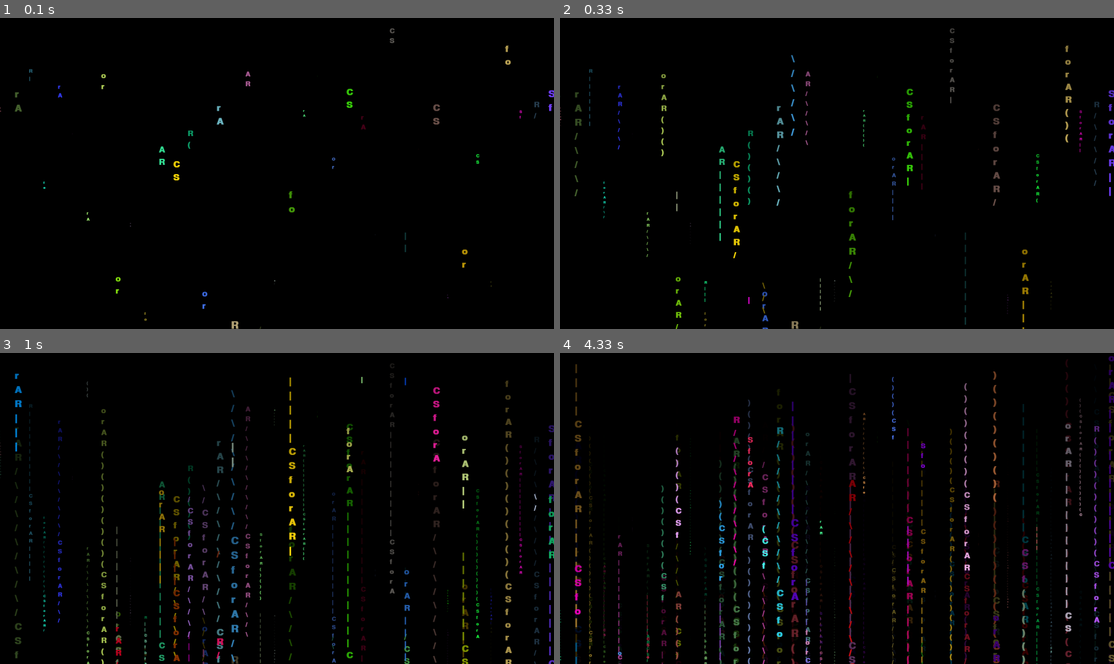
Above: before the commit, frames 1-4 (two rows, left to right).
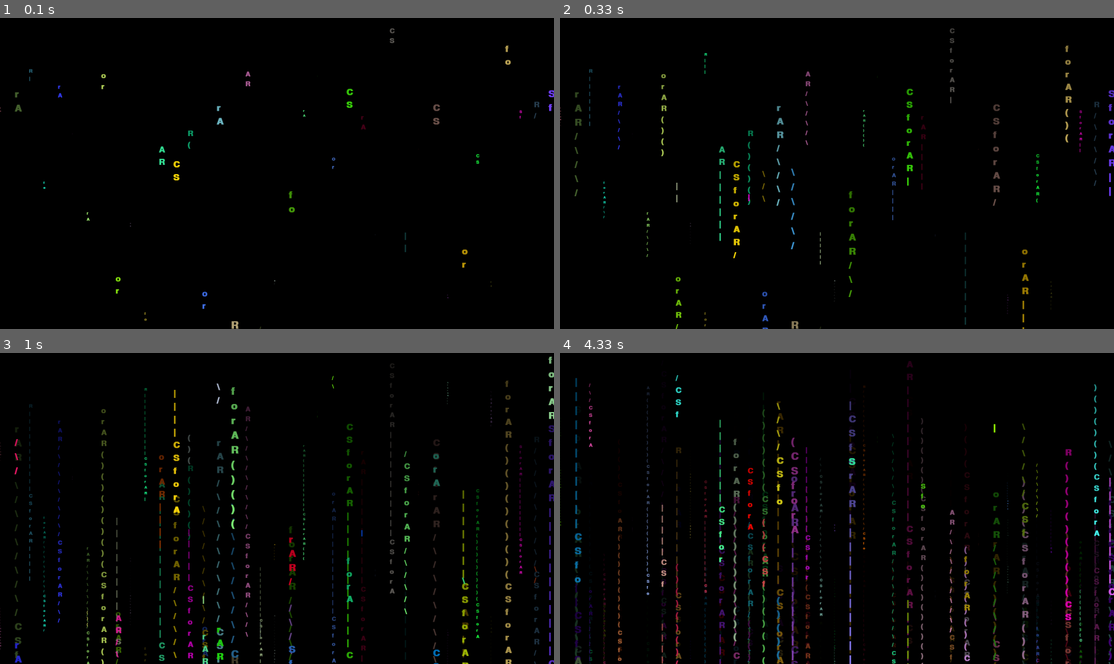
Above: after the commit, the same moments.

Repository: Moontok/Raining_Text
Game: pygame game, started from matrix_pygame.py
Two runs of this game, one before a commit and one after it. Both use one fixed random seed, a clock stepped at 60 frames per second and the inputs below.
Inputs:
- Up to frame 1 (0.1 s): no input
- Up to frame 2 (0.33 s): no input
- Up to frame 3 (1 s): tap Space at 0.33 s; tap Enter at 0.67 s
- Up to frame 4 (4.33 s): tap Space at 3 s

Frame 1 is identical in both runs. In frame 2, 0.2% of the frame differs, in the area x 20-48%, y 11-96%; in frame 3, 3.1%; in frame 4, 9.9%, in the area x 0-100%, y 0-100%.

Commit message:
Update matrix_pygame.py
Adding docstrings.

Diff:
--- a/matrix_pygame.py
+++ b/matrix_pygame.py
@@ -10,9 +10,9 @@
     font_color = (0, 255, 255)
     speed = 40
 
-    screen = pg.display.set_mode((width, height))
-    display_surface = pg.Surface((width, height))
-    display_surface.set_alpha(10)
+    main_screen: pg.Surface = pg.display.set_mode((width, height))
+    alpha_cover = pg.Surface((width, height))
+    alpha_cover.set_alpha(10)
 
     clock = pg.time.Clock()
 
@@ -23,15 +23,15 @@
         drops.append(drop)
 
     while True:
-        screen.blit(display_surface, (0, 0))
-        display_surface.fill(pg.Color("black"))
+        main_screen.blit(alpha_cover, (0, 0))
+        alpha_cover.fill(pg.Color("black"))
 
         for drop in drops:
             if drop.is_alive():
                 drop.increment_y()
             else:
                 drop.respawn()
-            drop.draw(screen)
+            drop.draw(main_screen)
 
         pg.time.delay(speed)
 
@@ -77,25 +77,42 @@
         return rendered_letters
 
     def increment_y(self) -> None:
+        """Increments the drop towards the bottom of the screen and
+        decrements the remaining life of the drop.
+        """
+
         self.y += self.size
         self.life_remaining -= 1
 
+
     def is_alive(self) -> bool:
+        """Return True if the drop should still be rendered. """
+
         return self.life_remaining > 0 and self.y < self.screen_height
 
-    def get_next_letter(self) -> str:
+
+    def get_next_rendered_letter(self) -> str:
+        """Return the next rendred letter to display by the drop."""
+
         letter = self.rendered_letters[self.letter_count % len(self.rendered_letters)]
         self.letter_count += 1
 
         return letter
 
-    def draw(self, screen):
-        screen.blit(self.get_next_letter(), (self.x, self.y))
+
+    def draw(self, screen: pg.Surface) -> None:
+        """Draw the rendered letter to the main screen."""
+
+        screen.blit(self.get_next_rendered_letter(), (self.x, self.y))
+
 
     def respawn(self) -> None:
+        """Respawns the drop to a new vertical location, size, and life remaining."""
+
         self.rendered_letters = self.generate_rendered_letters()
         self.y = randint(0, self.screen_height + 1)
         self.life_remaining = randrange(len(self.rendered_letters), self.screen_height, self.size)
 
+
 if __name__ == "__main__":
     main()
